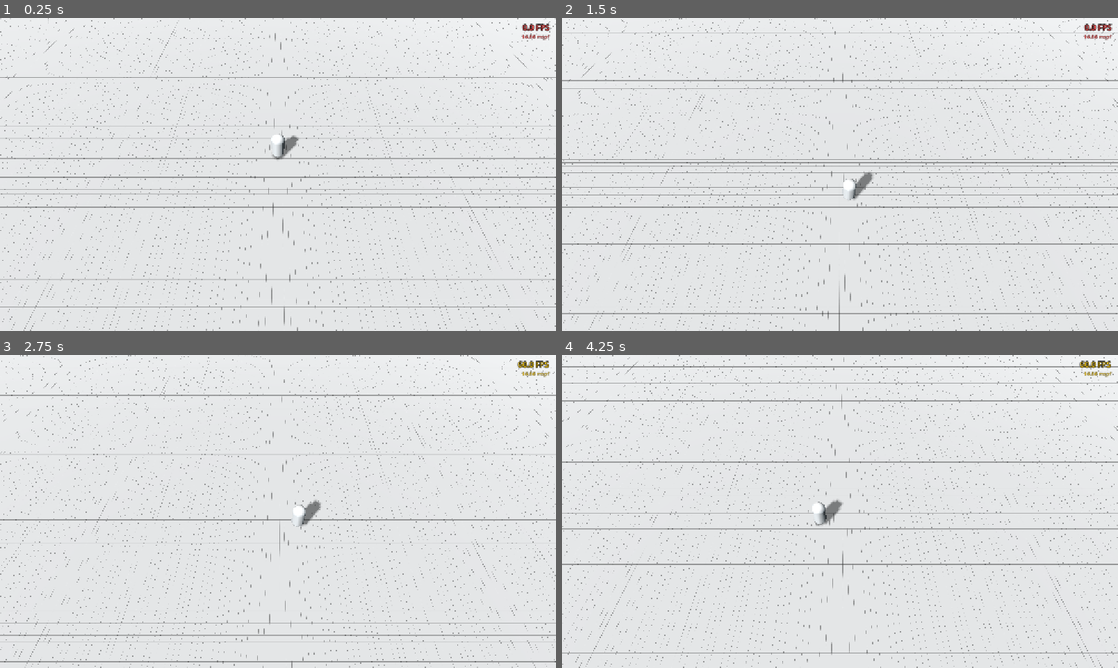
Above: before the commit, frames 1-4 (two rows, left to right).
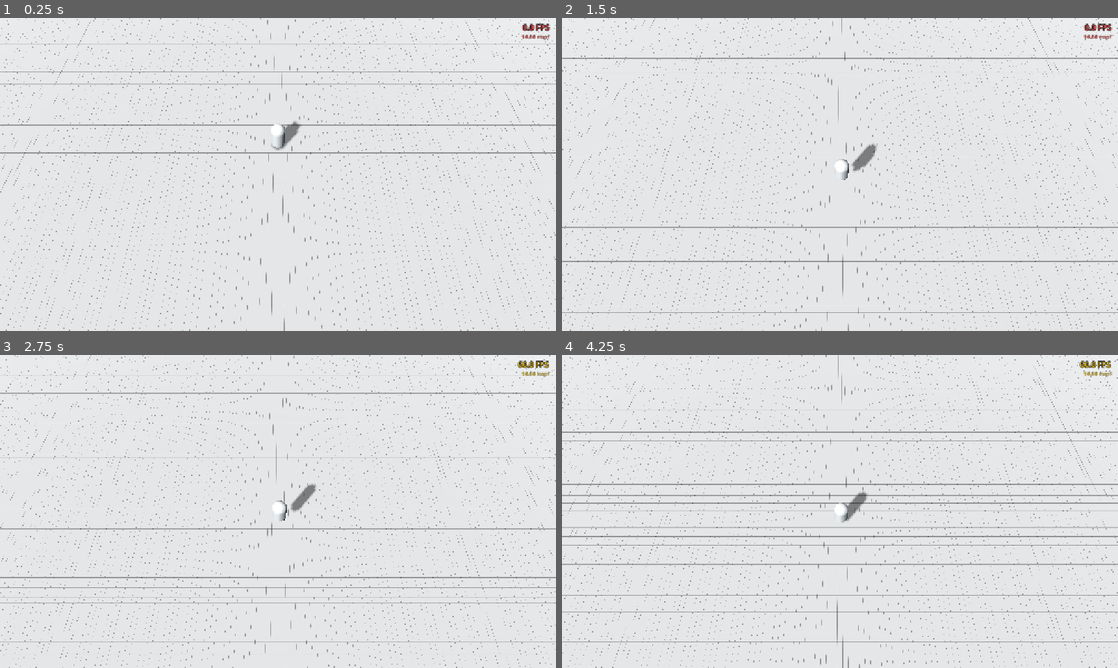
Above: after the commit, the same moments.

Repository: mokigrom/lady_hunter
Game: Godot game, scene res://scenes/test_room.tscn
Two runs of this game, one before a commit and one after it. Both use one fixed random seed, a clock stepped at 60 frames per second and the inputs below.
Inputs:
- Up to frame 1 (0.25 s): no input
- Up to frame 2 (1.5 s): hold D (lady_right) 0.53-1.28 s; hold Space (lady_jump) 0.53-1.28 s; hold S (lady_down) from 1.28 s (still down); tap Space (lady_jump) at 1.35 s
- Up to frame 3 (2.75 s): tap Space (lady_jump) at 1.52, 1.82 s; release S (lady_down) at 2.03 s; hold D (lady_right) from 2.03 s (still down); hold Space (lady_jump) from 2.03 s (still down)
- Up to frame 4 (4.25 s): release D (lady_right) at 2.78 s; release Space (lady_jump) at 2.78 s; hold W (lady_up) 2.78-3.53 s; tap Space (lady_jump) at 2.85, 3.02, 3.32 s; hold A (lady_left) from 3.53 s (still down); hold Space (lady_jump) from 3.53 s (still down)

The runs differ from the first frame. In frame 1, 10% of the frame differs, in the area x 0-100%, y 0-100%; in frame 2, 11%; in frame 3, 9.5%; in frame 4, 11%.

Commit message:
Rewrite character control system

Diff:
--- a/objects/characters/lady.gd
+++ b/objects/characters/lady.gd
@@ -2,12 +2,15 @@
 class_name Lady
 extends CharacterBody3D
 
-const SPEED: float = 5.0
-const JUMP_VELOCITY: float = 5.0
 const HEIGHT: float = 1.69
 
+@export var speed: float = 6.0
+@export var jump_velocity: float = 6.0
+@export var friction: float = 28.0
+@export var acceleration: float = 28.0
+
 @export var camera: Camera3D
-@export var camera_follow_speed: float = 4.0
+@export var camera_follow_speed: float = 5.0
 @export var camera_distance: float = 10.634
 
 var is_camera_following: bool = true
@@ -16,7 +19,7 @@
 @onready var camera_position: Marker3D = $camera_look_target/camera_position
 
 func _ready() -> void:
-	camera_look_target.position.y = HEIGHT / 2
+	camera_look_target.position.y = 0
 
 func _process(delta: float) -> void:
 	if is_camera_following:
@@ -24,19 +27,25 @@
 		camera.position = camera.position.lerp(camera_position.global_position, camera_follow_speed * delta)
 
 func _physics_process(delta: float) -> void:
-	if not is_on_floor():
+	if is_on_floor():
+		_move_on_floor(delta)
+
+		if Input.is_action_pressed("lady_jump"):
+			velocity.y += jump_velocity
+	else:
 		velocity += get_gravity() * delta
 
-	if Input.is_action_just_pressed("lady_jump") and is_on_floor():
-		velocity.y = JUMP_VELOCITY
+	move_and_slide()
 
-	var input_dir := Input.get_vector("lady_left", "lady_right", "lady_up", "lady_down")
-	var direction := (transform.basis * Vector3(input_dir.x, 0, input_dir.y)).normalized()
-	if direction:
-		velocity.x = direction.x * SPEED
-		velocity.z = direction.z * SPEED
-	else:
-		velocity.x = move_toward(velocity.x, 0, SPEED)
-		velocity.z = move_toward(velocity.z, 0, SPEED)
+func _move_on_floor(delta: float) -> void:
+	var input := Input.get_vector("lady_left", "lady_right", "lady_up", "lady_down")
+	var direction := Vector3(input.x, 0.0, input.y)
 
-	move_and_slide()
+	var movement_vector := Vector2(velocity.x, velocity.z)
+	var target := Vector2(direction.x, direction.z) * speed
+
+	var rate: float = acceleration if input == Vector2.ZERO else friction
+	movement_vector = movement_vector.move_toward(target, rate * delta)
+
+	velocity.x = movement_vector.x
+	velocity.z = movement_vector.y
--- a/objects/characters/lady.tscn
+++ b/objects/characters/lady.tscn
@@ -22,7 +22,7 @@
 shape = SubResource("CapsuleShape3D_2cnu1")
 
 [node name="camera_look_target" type="Marker3D" parent="." unique_id=826992883]
-transform = Transform3D(1, 0, 0, 0, 0.49999997, 0.86602545, 0, -0.86602545, 0.49999997, 0, 0, 0)
+transform = Transform3D(1, 0, 0, 0, 0.35836798, 0.9335804, 0, -0.9335804, 0.35836798, 0, 0, 0)
 
 [node name="camera_position" type="Marker3D" parent="camera_look_target" unique_id=975014286]
 transform = Transform3D(1, 0, 0, 0, 1, 0, 0, 0, 1, 0, 0, 10.634)
